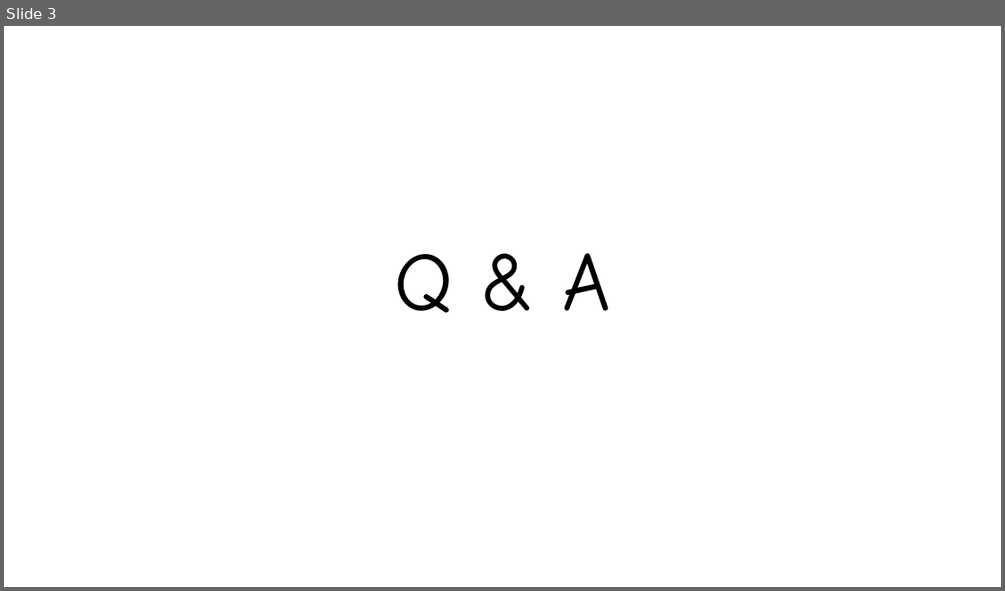
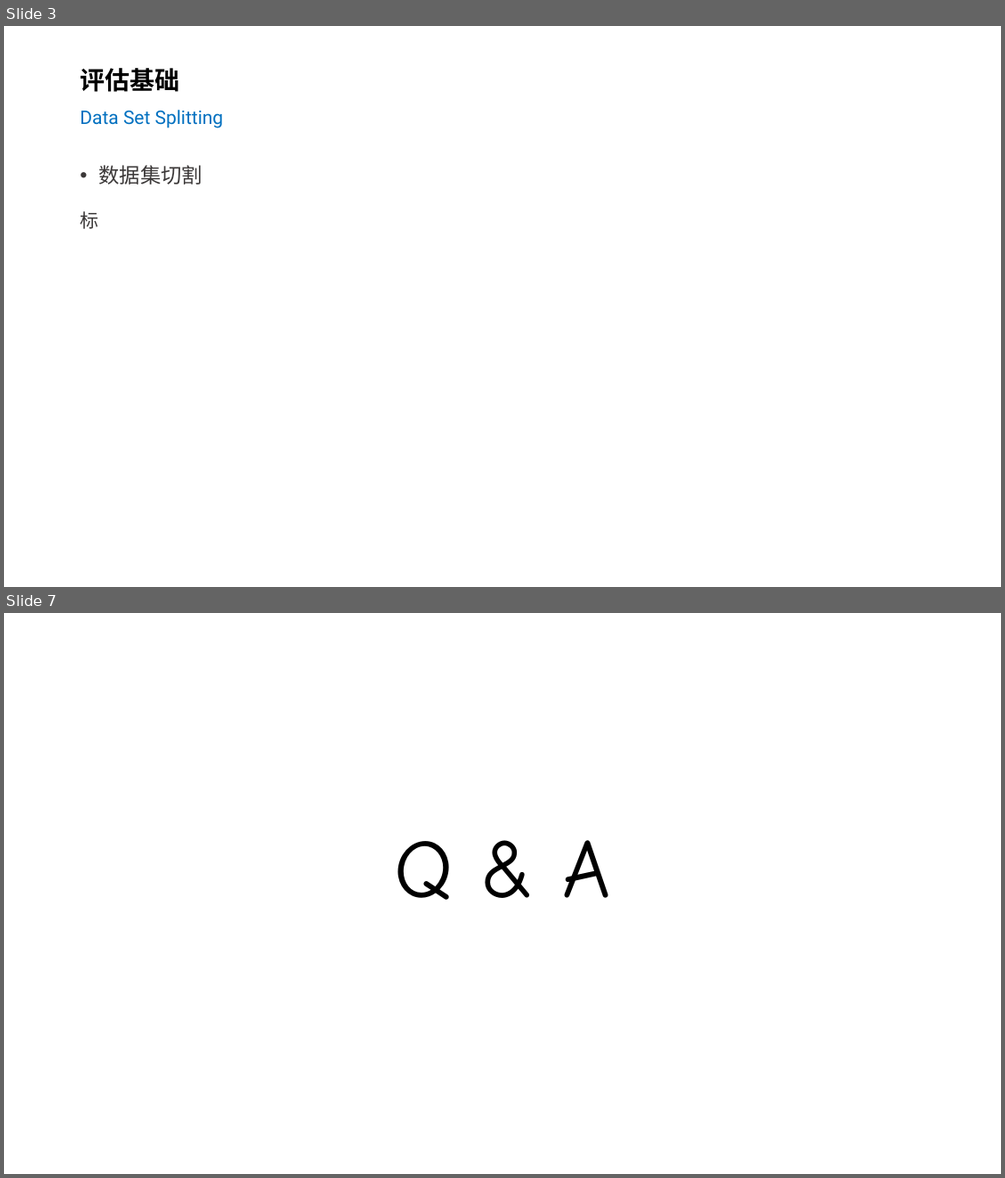
Before and after one commit to silentbalanceyh/cda-exam, a slide deck: ppt/08.模型评估.pptx. Shown one above the other, each under a label of ours: slide 3 before the commit, slides 3 and 7 after it; the slides between them are not shown. The pictures are 1005x591 and 1005x1178 pixels, drawn with LibreOffice and Linux fonts; fonts in the diff are those of the drawing; background and template pictures are left out. Boxes give left, top, right and bottom in pixels: in the first picture for what was removed or moved away, otherwise in the second. Text is boxed around its words. In the diff, an @@ line names an element or a change of style, - is before the commit and + after.

```diff
--- a/ppt/08.模型评估.pptx
+++ b/ppt/08.模型评估.pptx
@@ slide 3 added at <box>4,26,1001,587</box>, background #FFFFFF @@
@@ title added at <box>80,68,224,128</box>, 18 pt, text #0070C0 @@
+评估基础
+Data Set Splitting
@@ text added at <box>80,165,202,229</box>, 20 pt, text #3B3838 @@
+• 数据集切割
+标
@@ what was slide 3 is now slide 7 @@
```
Also in this commit, not shown: 2 slides changed, 3 other slides added, 23 other files.
